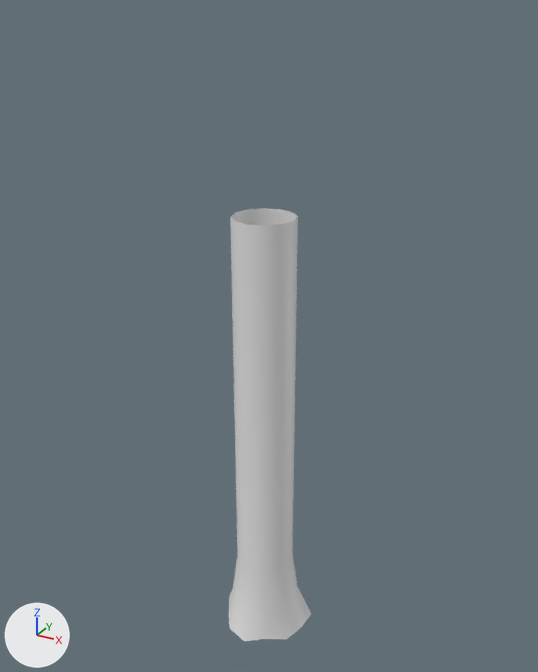
Two versions of the FBX model Assets/Models/Vegetation/Gossal.fbx, one commit apart.
Both versions are drawn from a 50 mm lens placed at (4.85, -8.67, 9.59), pointed at (-0.03, 0.19, 5.16). Lighting does not change. The marker at lower left points along +X, +Y and +Z. Where no turn or scale is listed for an object, it has been applied to the vertices.

Script lines for the objects in view, before the commit:
```python
me_cylinder_001 = bpy.data.meshes.new('Cylinder.001')
me_cylinder_001.from_pydata(...)  # 48 vertices, 72 faces; spans x -0.74..0.71, y -0.73..0.62, z 0.0..7.01
ob_gossal = bpy.data.objects.new('Gossal', me_cylinder_001)
ob_gossal.location = (0.0, 0.0, 0.0)
```
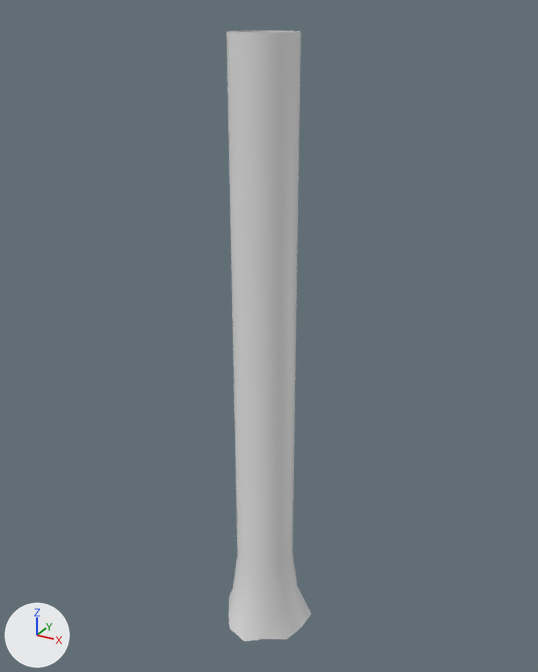
Boxes [x1, y1, x2, y2] around the edits, measured in the pictures (538 x 672 px; the box of a moved part takes in the faces that stretch with it):
'Gossal', reshaped (41% taller)
    before: [229, 208, 311, 641]
    after: [226, 30, 311, 641]
part 1 of me_cylinder_001, moved or reshaped
    before: [230, 208, 298, 227]
    after: [226, 30, 301, 227]

The change, as a diff of the scene's bpy script:
```diff
--- a/Assets/Models/Vegetation/Gossal.fbx.py
+++ b/Assets/Models/Vegetation/Gossal.fbx.py
@@ me_cylinder_001 @@
 me_cylinder_001.from_pydata(...)  # 48 vertices, 72 faces; spans x -0.74..0.71, y -0.73..0.62, z 0.0..7.01
 # used by ob_gossal; location = (0.0, 0.0, 0.0)
+# me_cylinder_001 part 1: all 12 vertices in x -0.46..0.46, y -0.46..0.46, z 7.01 are moved by (0.0, 0.0, 2.33)
```
